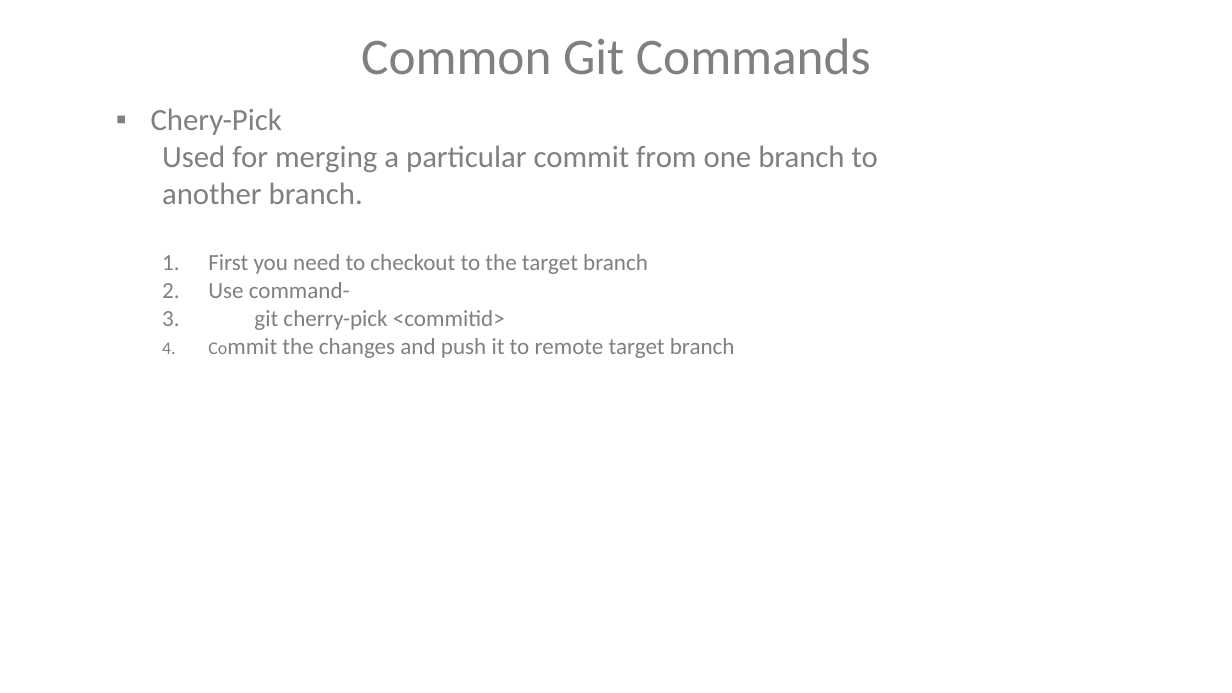
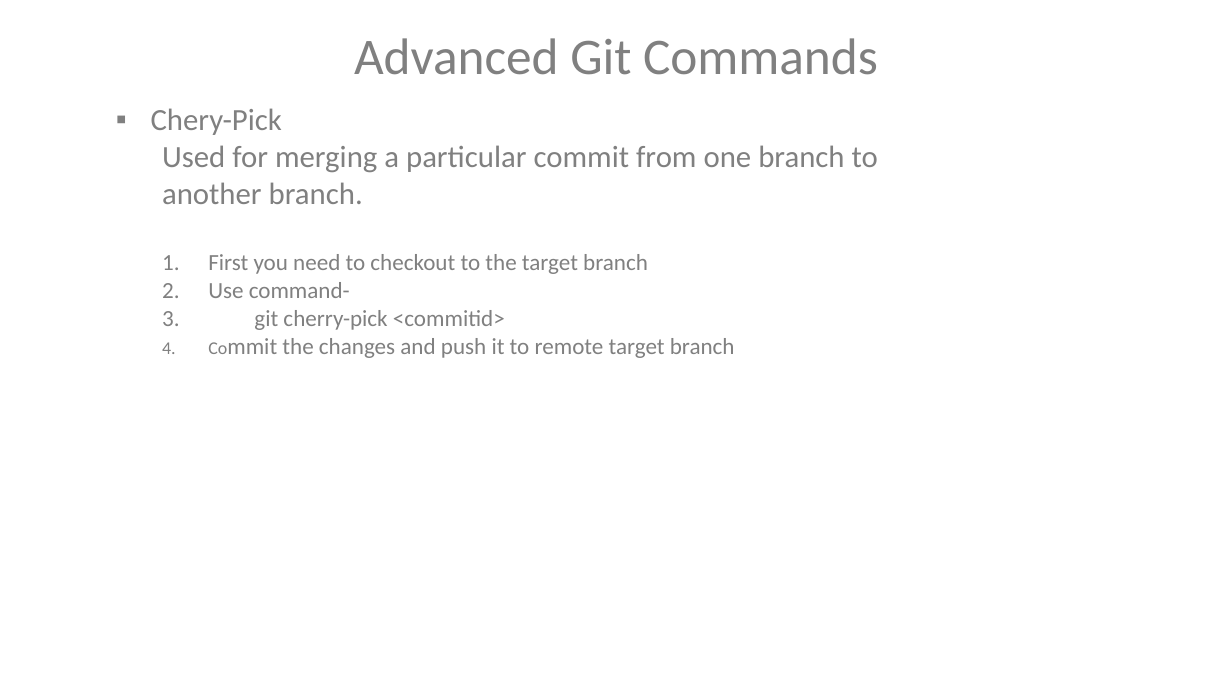
Before and after one commit to VaijinathHarbak/DevOpsDemo, a slide deck: slide 22 of DevOps.pptx (slide 20 before the commit). Drawn at 1232x693 pixels with LibreOffice and Linux fonts; fonts in the diff are those of the drawing. Boxes give left, top, right and bottom in pixels: in the first picture for what was removed or moved away, otherwise in the second. Text is boxed around its words. In the diff, an @@ line names an element or a change of style, - is before the commit and + after.

```diff
--- a/DevOps.pptx
+++ b/DevOps.pptx
@@ text at [354,38,878,75]: text changed @@
-Common Git Commands
+Advanced Git Commands
```
Also in this commit, not shown: 1 other slide changed, 3 slides added, 1 other file.
